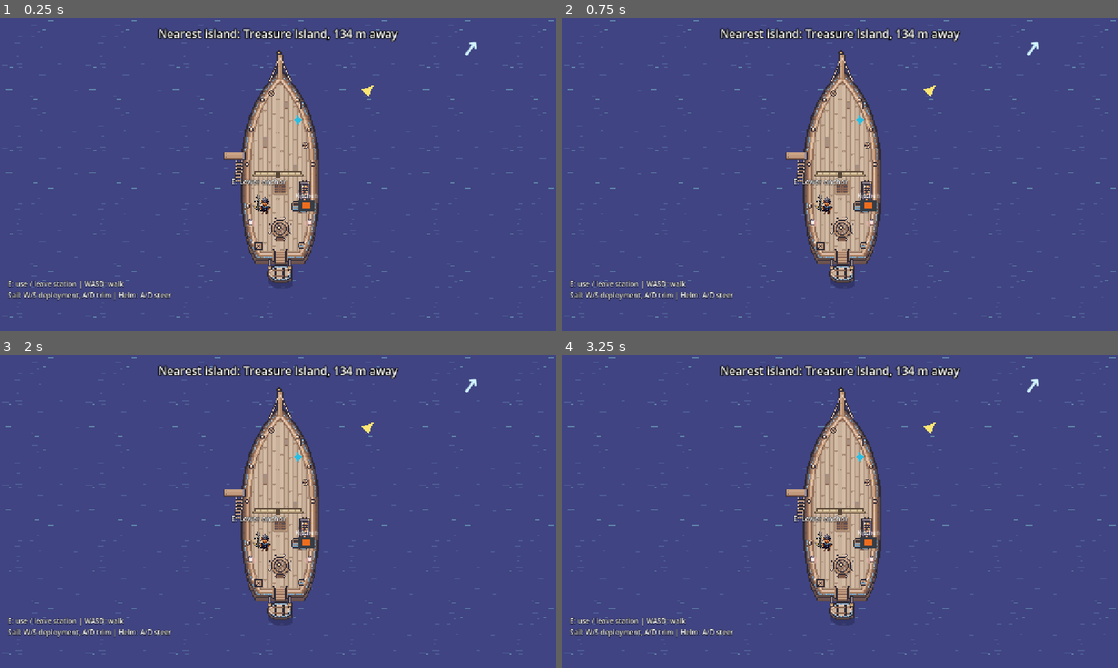
Above: before the commit, frames 1-4 (two rows, left to right).
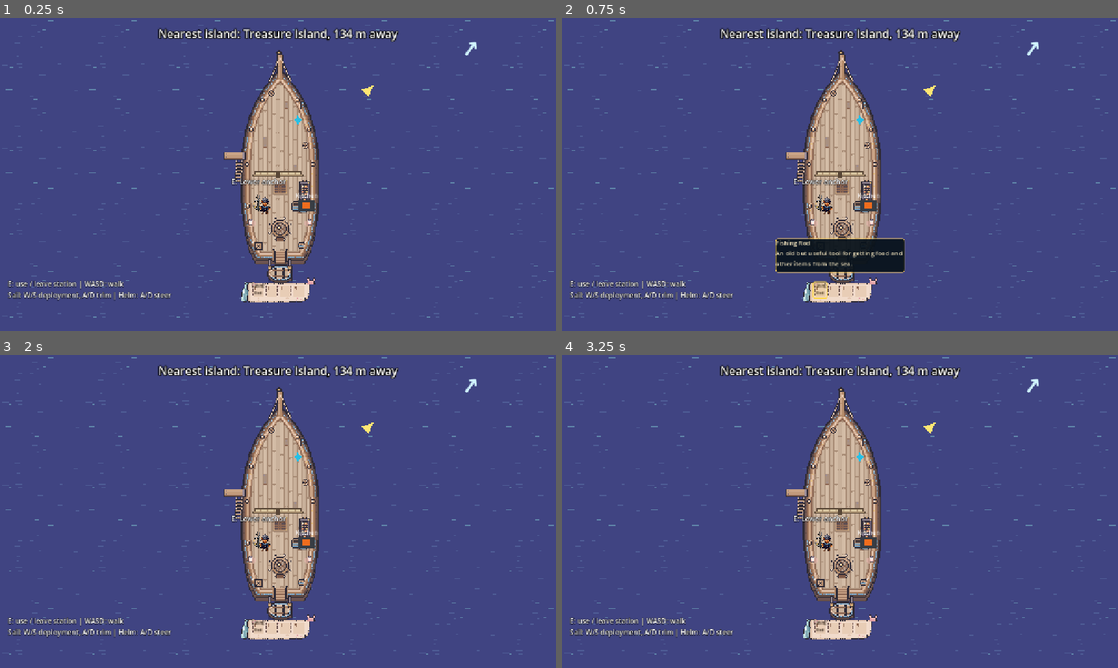
Above: after the commit, the same moments.

Repository: whitneyakred/gaming
Game: Godot game, scene res://scenes/main.tscn
Two runs of this game, one before a commit and one after it. Both use one fixed random seed, a clock stepped at 60 frames per second and the inputs below.
Inputs (mouse positions are in pixels of both pictures, inside the frame that each line leads up to):
- Up to frame 1 (0.25 s): no input
- Up to frame 2 (0.75 s): click (817, 290) at 0.5 s, where only the run after the commit has a clickable "Fishing Rod"
- Up to frame 3 (2 s): click (272, 627) at 1.27 s
- Up to frame 4 (3.25 s): click (851, 627) at 2.02 s; click (867, 627) at 2.77 s

The runs differ from the first frame. In frame 1, 0.8% of the frame differs, in the area x 43-57%, y 82-91%; in frame 2, 3.4%, in the area x 38-62%, y 70-91%; in frame 3, 0.8%; in frame 4, 0.8%.

Commit message:
initial setup of on screen ui elements for player inventory

Diff:
--- a/project.godot
+++ b/project.godot
@@ -30,6 +30,26 @@
 
 [input]
 
+hotbar_slot_1={
+"deadzone": 0.2,
+"events": [Object(InputEventKey,"resource_local_to_scene":false,"resource_name":"","device":-1,"window_id":0,"alt_pressed":false,"shift_pressed":false,"ctrl_pressed":false,"meta_pressed":false,"pressed":false,"keycode":49,"physical_keycode":0,"key_label":0,"unicode":49,"location":0,"echo":false,"script":null)
+]
+}
+hotbar_slot_2={
+"deadzone": 0.2,
+"events": [Object(InputEventKey,"resource_local_to_scene":false,"resource_name":"","device":-1,"window_id":0,"alt_pressed":false,"shift_pressed":false,"ctrl_pressed":false,"meta_pressed":false,"pressed":false,"keycode":50,"physical_keycode":0,"key_label":0,"unicode":50,"location":0,"echo":false,"script":null)
+]
+}
+hotbar_slot_3={
+"deadzone": 0.2,
+"events": [Object(InputEventKey,"resource_local_to_scene":false,"resource_name":"","device":-1,"window_id":0,"alt_pressed":false,"shift_pressed":false,"ctrl_pressed":false,"meta_pressed":false,"pressed":false,"keycode":51,"physical_keycode":0,"key_label":0,"unicode":51,"location":0,"echo":false,"script":null)
+]
+}
+hotbar_slot_4={
+"deadzone": 0.2,
+"events": [Object(InputEventKey,"resource_local_to_scene":false,"resource_name":"","device":-1,"window_id":0,"alt_pressed":false,"shift_pressed":false,"ctrl_pressed":false,"meta_pressed":false,"pressed":false,"keycode":52,"physical_keycode":0,"key_label":0,"unicode":52,"location":0,"echo":false,"script":null)
+]
+}
 fish={
 "deadzone": 0.2,
 "events": [Object(InputEventKey,"resource_local_to_scene":false,"resource_name":"","device":-1,"window_id":0,"alt_press …(192 unchanged characters)…
--- a/scenes/ship.tscn
+++ b/scenes/ship.tscn
@@ -17,6 +17,7 @@
 [ext_resource type="Script" path="res://scripts/islands/world_island.gd" id="14"]
 [ext_resource type="Texture2D" path="res://assets/island_large.png" id="15"]
 [ext_resource type="PackedScene" path="res://scenes/sailing/anchor_station.tscn" id="16"]
+[ext_resource type="PackedScene" path="res://scenes/ui/inventory_hotbar.tscn" id="17_hotbar"]
 
 [sub_resource type="RectangleShape2D" id="SternShape"]
 size = Vector2(44, 40)
@@ -147,6 +148,8 @@
 
 [node name="HUD" type="CanvasLayer" parent="." unique_id=1647158824]
 
+[node name="InventoryHotbar" parent="HUD" instance=ExtResource("17_hotbar")]
+
 [node name="StatusLabel" type="Label" parent="HUD" unique_id=1710473860]
 offset_left = 290.0
 offset_top = 18.0
--- /dev/null
+++ b/scenes/ui/inventory_hotbar.tscn
@@ -0,0 +1,297 @@
+[gd_scene load_steps=4 format=3]
+
+[ext_resource type="Script" path="res://scripts/ui/inventory_hotbar.gd" id="1_script"]
+[ext_resource type="Texture2D" path="res://assets/inventory_ui/hotbar_bottle_leaning_x.png" id="2_hotbar"]
+
+[sub_resource type="StyleBoxFlat" id="StyleBoxSelected"]
+bg_color = Color(1, 0.84, 0.29, 0.12)
+border_width_left = 2
+border_width_top = 2
+border_width_right = 2
+border_width_bottom = 2
+border_color = Color(1, 0.84, 0.29, 1)
+corner_radius_top_left = 3
+corner_radius_top_right = 3
+corner_radius_bottom_right = 3
+corner_radius_bottom_left = 3
+
+[sub_resource type="StyleBoxFlat" id="StyleBoxTooltip"]
+bg_color = Color(0.035, 0.075, 0.11, 0.94)
+border_width_left = 1
+border_width_top = 1
+border_width_right = 1
+border_width_bottom = 1
+border_color = Color(0.95, 0.78, 0.35, 0.9)
+corner_radius_top_left = 4
+corner_radius_top_right = 4
+corner_radius_bottom_right = 4
+corner_radius_bottom_left = 4
+content_margin_left = 8.0
+content_margin_top = 6.0
+content_margin_right = 8.0
+content_margin_bottom = 6.0
+
+[node name="InventoryHotbar" type="Control"]
+layout_mode = 3
+anchors_preset = 12
+anchor_left = 0.5
+anchor_top = 1.0
+anchor_right = 0.5
+anchor_bottom = 1.0
+offset_left = -72.0
+offset_top = -113.0
+offset_right = 72.0
+offset_bottom = -66.0
+grow_horizontal = 2
+grow_vertical = 0
+pivot_offset = Vector2(72, 47)
+scale = Vector2(1.2, 1.2)
+mouse_filter = 2
+script = ExtResource("1_script")
+player_path = NodePath("../../Player")
+
+[node name="HotbarArt" type="TextureRect" parent="."]
+layout_mode = 0
+offset_right = 144.0
+offset_bottom = 47.0
+mouse_filter = 2
+texture_filter = 1
+texture = ExtResource("2_hotbar")
+expand_mode = 1
+
+[node name="Slot1" type="Button" parent="."]
+layout_mode = 0
+offset_left = 19.0
+offset_top = 7.0
+offset_right = 48.0
+offset_bottom = 40.0
+focus_mode = 0
+flat = true
+
+[node name="Icon" type="TextureRect" parent="Slot1"]
+layout_mode = 0
+offset_left = 4.0
+offset_top = 4.0
+offset_right = 25.0
+offset_bottom = 25.0
+mouse_filter = 2
+texture_filter = 1
+expand_mode = 1
+stretch_mode = 5
+
+[node name="FallbackName" type="Label" parent="Slot1"]
+layout_mode = 0
+offset_left = 2.0
+offset_top = 2.0
+offset_right = 27.0
+offset_bottom = 29.0
+mouse_filter = 2
+theme_override_colors/font_color = Color(0.15, 0.1, 0.06, 1)
+theme_override_font_sizes/font_size = 7
+horizontal_alignment = 1
+vertical_alignment = 1
+autowrap_mode = 2
+
+[node name="Quantity" type="Label" parent="Slot1"]
+layout_mode = 0
+offset_left = 1.0
+offset_top = 19.0
+offset_right = 28.0
+offset_bottom = 32.0
+mouse_filter = 2
+theme_override_colors/font_color = Color(1, 1, 1, 1)
+theme_override_colors/font_outline_color = Color(0, 0, 0, 1)
+theme_override_constants/outline_size = 2
+theme_override_font_sizes/font_size = 9
+horizontal_alignment = 2
+
+[node name="Selection" type="Panel" parent="Slot1"]
+visible = false
+layout_mode = 0
+offset_right = 29.0
+offset_bottom = 33.0
+mouse_filter = 2
+theme_override_styles/panel = SubResource("StyleBoxSelected")
+
+[node name="Slot2" type="Button" parent="."]
+layout_mode = 0
+offset_left = 48.0
+offset_top = 7.0
+offset_right = 77.0
+offset_bottom = 40.0
+focus_mode = 0
+flat = true
+
+[node name="Icon" type="TextureRect" parent="Slot2"]
+layout_mode = 0
+offset_left = 4.0
+offset_top = 4.0
+offset_right = 25.0
+offset_bottom = 25.0
+mouse_filter = 2
+texture_filter = 1
+expand_mode = 1
+stretch_mode = 5
+
+[node name="FallbackName" type="Label" parent="Slot2"]
+layout_mode = 0
+offset_left = 2.0
+offset_top = 2.0
+offset_right = 27.0
+offset_bottom = 29.0
+mouse_filter = 2
+theme_override_colors/font_color = Color(0.15, 0.1, 0.06, 1)
+theme_override_font_sizes/font_size = 7
+horizontal_alignment = 1
+vertical_alignment = 1
+autowrap_mode = 2
+
+[node name="Quantity" type="Label" parent="Slot2"]
+layout_mode = 0
+offset_left = 1.0
+offset_top = 19.0
+offset_right = 28.0
+offset_bottom = 32.0
+mouse_filter = 2
+theme_override_colors/font_color = Color(1, 1, 1, 1)
+theme_override_colors/font_outline_color = Color(0, 0, 0, 1)
+theme_override_constants/outline_size = 2
+theme_override_font_sizes/font_size = 9
+horizontal_alignment = 2
+
+[node name="Selection" type="Panel" parent="Slot2"]
+visible = false
+layout_mode = 0
+offset_right = 29.0
+offset_bottom = 33.0
+mouse_filter = 2
+theme_override_styles/panel = SubResource("StyleBoxSelected")
+
+[node name="Slot3" type="Button" parent="."]
+layout_mode = 0
+offset_left = 77.0
+offset_top = 7.0
+offset_right = 106.0
+offset_bottom = 40.0
+focus_mode = 0
+flat = true
+
+[node name="Icon" type="TextureRect" parent="Slot3"]
+layout_mode = 0
+offset_left = 4.0
+offset_top = 4.0
+offset_right = 25.0
+offset_bottom = 25.0
+mouse_filter = 2
+texture_filter = 1
+expand_mode = 1
+stretch_mode = 5
+
+[node name="FallbackName" type="Label" parent="Slot3"]
+layout_mode = 0
+offset_left = 2.0
+offset_top = 2.0
+offset_right = 27.0
+offset_bottom = 29.0
+mouse_filter = 2
+theme_override_colors/font_color = Color(0.15, 0.1, 0.06, 1)
+theme_override_font_sizes/font_size = 7
+horizontal_alignment = 1
+vertical_alignment = 1
+autowrap_mode = 2
+
+[node name="Quantity" type="Label" parent="Slot3"]
+layout_mode = 0
+offset_left = 1.0
+offset_top = 19.0
+offset_right = 28.0
+offset_bottom = 32.0
+mouse_filter = 2
+theme_override_colors/font_color = Color(1, 1, 1, 1)
+theme_override_colors/font_outline_color = Color(0, 0, 0, 1)
+theme_override_constants/outline_size = 2
+theme_override_font_sizes/font_size = 9
+horizontal_alignment = 2
+
+[node name="Selection" type="Panel" parent="Slot3"]
+visible = false
+layout_mode = 0
+offset_right = 29.0
+offset_bottom = 33.0
+mouse_filter = 2
+theme_override_styles/panel = SubResource("StyleBoxSelected")
+
+[node name="Slot4" type="Button" parent="."]
+layout_mode = 0
+offset_left = 106.0
+offset_top = 7.0
+offset_right = 135.0
+offset_bottom = 40.0
+focus_mode = 0
+flat = true
+
+[node name="Icon" type="TextureRect" parent="Slot4"]
+layout_mode = 0
+offset_left = 4.0
+offset_top = 4.0
+offset_right = 25.0
+offset_bottom = 25.0
+mouse_filter = 2
+texture_filter = 1
+expand_mode = 1
+stretch_mode = 5
+
+[node name="FallbackName" type="Label" parent="Slot4"]
+layout_mode = 0
+offset_left = 2.0
+offset_top = 2.0
+offset_right = 27.0
+offset_bottom = 29.0
+mouse_filter = 2
+theme_override_colors/font_color = Color(0.15, 0.1, 0.06, 1)
+theme_override_font_sizes/font_size = 7
+horizontal_alignment = 1
+vertical_alignment = 1
+autowrap_mode = 2
+
+[node name="Quantity" type="Label" parent="Slot4"]
+layout_mode = 0
+offset_left = 1.0
+offset_top = 19.0
+offset_right = 28.0
+offset_bottom = 32.0
+mouse_filter = 2
+theme_override_colors/font_color = Color(1, 1, 1, 1)
+theme_override_colors/font_outline_color = Color(0, 0, 0, 1)
+theme_override_constants/outline_size = 2
+theme_override_font_sizes/font_size = 9
+horizontal_alignment = 2
+
+[node name="Selection" type="Panel" parent="Slot4"]
+visible = false
+layout_mode = 0
+offset_right = 29.0
+offset_bottom = 33.0
+mouse_filter = 2
+theme_override_styles/panel = SubResource("StyleBoxSelected")
+
+[node name="TooltipPanel" type="Panel" parent="."]
+layout_mode = 0
+offset_left = -52.0
+offset_top = -76.0
+offset_right = 196.0
+offset_bottom = -10.0
+mouse_filter = 2
+theme_override_styles/panel = SubResource("StyleBoxTooltip")
+
+[node name="TooltipText" type="Label" parent="TooltipPanel"]
+layout_mode = 1
+anchors_preset = 15
+anchor_right = 1.0
+anchor_bottom = 1.0
+grow_horizontal = 2
+grow_vertical = 2
+mouse_filter = 2
+theme_override_colors/font_color = Color(1, 0.94, 0.78, 1)
+theme_override_font_sizes/font_size = 12
+autowrap_mode = 2
--- /dev/null
+++ b/scripts/ui/inventory_hotbar.gd
@@ -0,0 +1,143 @@
+class_name InventoryHotbar
+extends Control
+
+## A four-slot, signal-driven view of one PlayerInventory. The hotbar never
+## owns item quantities; it redraws from the player's inventory whenever that
+## resource changes.
+
+@export var player_path: NodePath
+
+@onready var tooltip_panel: Panel = $TooltipPanel
+@onready var tooltip_label: Label = $TooltipPanel/TooltipText
+
+var _inventory: PlayerInventory
+var _slots: Array[Button] = []
+var _icon_nodes: Array[TextureRect] = []
+var _name_nodes: Array[Label] = []
+var _quantity_nodes: Array[Label] = []
+var _selection_nodes: Array[Panel] = []
+var _selected_index: int = -1
+var _tooltip_token: int = 0
+
+
+func _ready() -> void:
+	_slots.assign([$Slot1, $Slot2, $Slot3, $Slot4])
+	_icon_nodes.assign([$Slot1/Icon, $Slot2/Icon, $Slot3/Icon, $Slot4/Icon])
+	_name_nodes.assign([$Slot1/FallbackName, $Slot2/FallbackName, $Slot3/FallbackName, $Slot4/FallbackName])
+	_quantity_nodes.assign([$Slot1/Quantity, $Slot2/Quantity, $Slot3/Quantity, $Slot4/Quantity])
+	_selection_nodes.assign([$Slot1/Selection, $Slot2/Selection, $Slot3/Selection, $Slot4/Selection])
+
+	for index in _slots.size():
+		_slots[index].pressed.connect(_select_slot.bind(index))
+
+	tooltip_panel.hide()
+	_bind_inventory()
+	refresh()
+
+
+func _exit_tree() -> void:
+	if _inventory != null and _inventory.inventory_changed.is_connected(refresh):
+		_inventory.inventory_changed.disconnect(refresh)
+
+
+func _unhandled_input(event: InputEvent) -> void:
+	for index in _slots.size():
+		var action := "hotbar_slot_%d" % (index + 1)
+		if event.is_action_pressed(action) and not event.is_echo():
+			_select_slot(index)
+			get_viewport().set_input_as_handled()
+			return
+
+
+## Rebuilds every visible slot from the canonical PlayerInventory data.
+func refresh() -> void:
+	for index in _slots.size():
+		_clear_slot(index)
+
+	if _inventory == null:
+		return
+
+	for index in mini(_inventory.inventory.size(), _slots.size()):
+		var item := _inventory.inventory[index]
+		if item == null:
+			continue
+		_show_item(index, item, _inventory.get_quantity(item.id))
+
+	if _selected_index >= _inventory.inventory.size():
+		_selected_index = -1
+		_tooltip_token += 1
+		tooltip_panel.hide()
+	_update_selection()
+
+
+func _bind_inventory() -> void:
+	var player := get_node_or_null(player_path)
+	if player == null:
+		push_warning("InventoryHotbar could not find its player at %s." % player_path)
+		return
+
+	_inventory = player.get("player_inventory") as PlayerInventory
+	if _inventory == null:
+		push_warning("InventoryHotbar player has no PlayerInventory.")
+		return
+
+	if not _inventory.inventory_changed.is_connected(refresh):
+		_inventory.inventory_changed.connect(refresh)
+
+
+func _clear_slot(index: int) -> void:
+	_icon_nodes[index].texture = null
+	_icon_nodes[index].hide()
+	_name_nodes[index].text = ""
+	_name_nodes[index].hide()
+	_quantity_nodes[index].text = ""
+	_quantity_nodes[index].hide()
+
+
+func _show_item(index: int, item: ItemData, quantity: int) -> void:
+	if item.icon != null:
+		_icon_nodes[index].texture = item.icon
+		_icon_nodes[index].show()
+	else:
+		_name_nodes[index].text = item.display_name
+		_name_nodes[index].show()
+
+	if quantity > 1:
+		_quantity_nodes[index].text = "x%d" % quantity
+		_quantity_nodes[index].show()
+
+
+func _select_slot(index: int) -> void:
+	if _inventory == null or index >= _inventory.inventory.size():
+		_selected_index = -1
+		_tooltip_token += 1
+		tooltip_panel.hide()
+		_update_selection()
+		return
+
+	var item := _inventory.inventory[index]
+	if item == null:
+		return
+
+	_selected_index = index
+	var quantity := _inventory.get_quantity(item.id)
+	tooltip_label.text = "%s%s\n%s" % [
+		item.display_name,
+		" x%d" % quantity if quantity > 1 else "",
+		item.description,
+	]
+	tooltip_panel.show()
+	_tooltip_token += 1
+	_hide_tooltip_after_delay(_tooltip_token)
+	_update_selection()
+
+
+func _update_selection() -> void:
+	for index in _selection_nodes.size():
+		_selection_nodes[index].visible = index == _selected_index
+
+
+func _hide_tooltip_after_delay(token: int) -> void:
+	await get_tree().create_timer(4.0).timeout
+	if token == _tooltip_token:
+		tooltip_panel.hide()
Not shown, added: scripts/ui/inventory_hotbar.gd.uid
Not shown, added: tests/item_system_test.gd.uid
